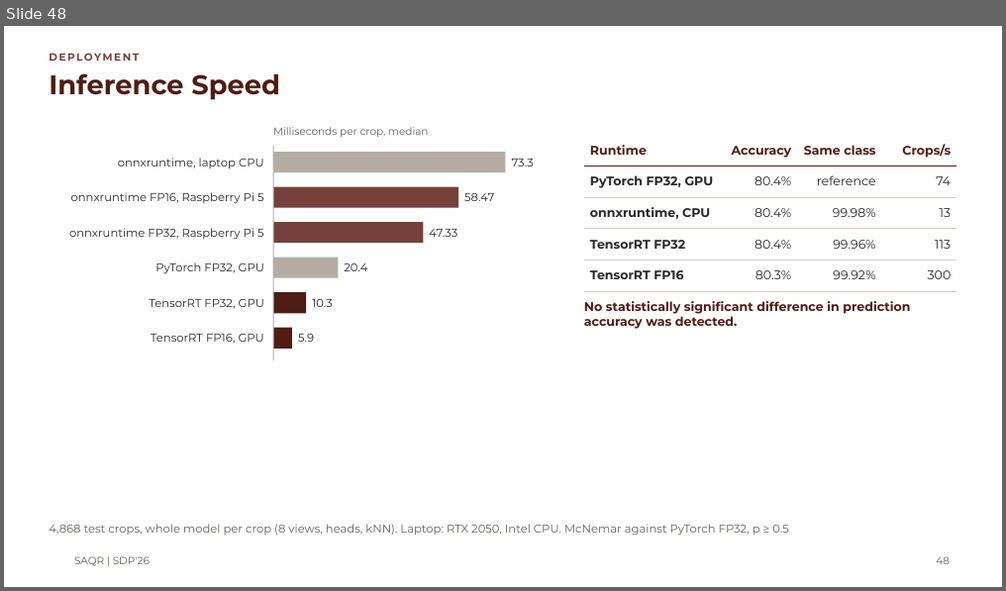
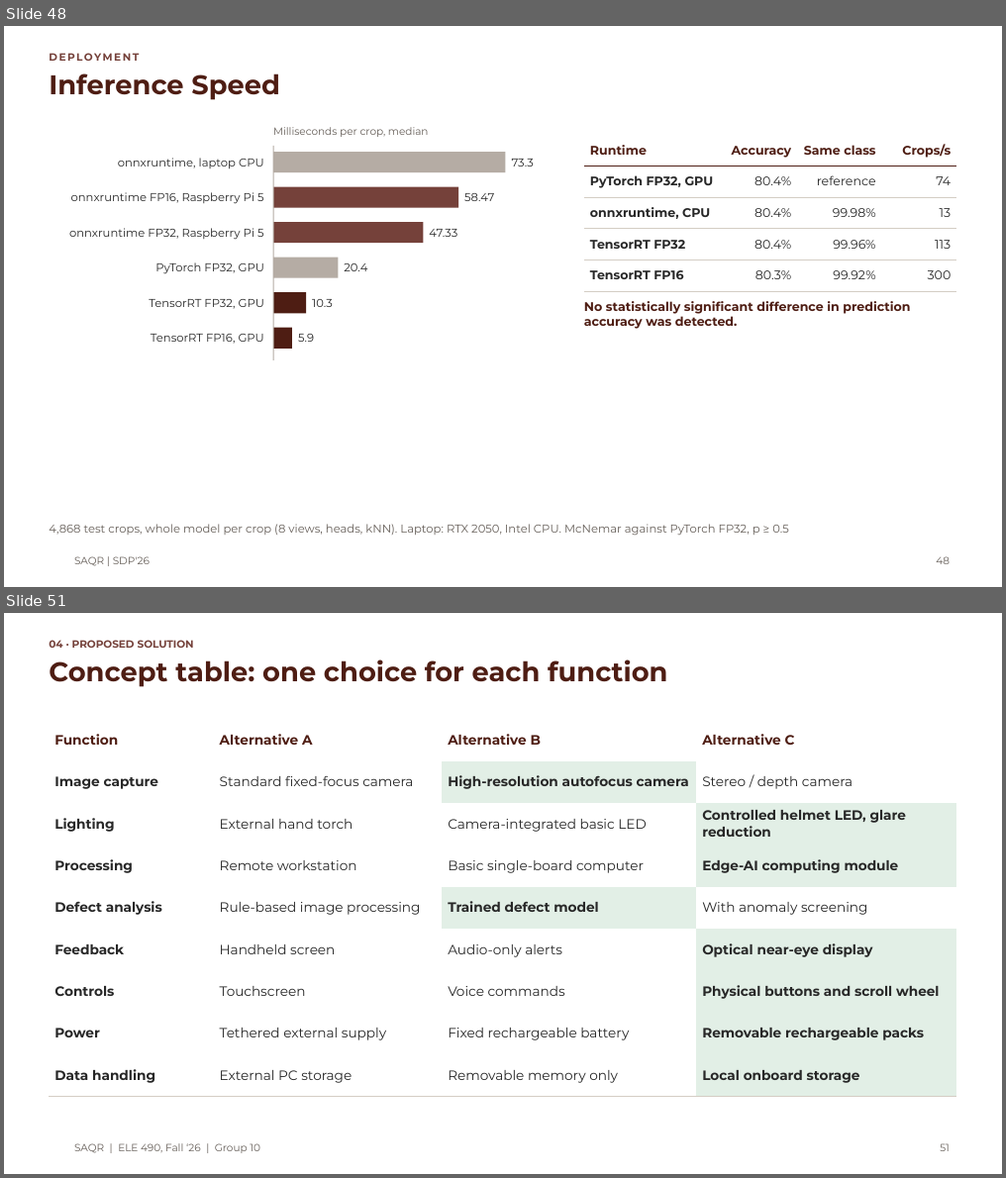
Before and after one commit to MASAR-AUS/SAQR, a slide deck: SAQR CMP490 Presentation.pptx. Shown one above the other, each under a label of ours: slide 48 before the commit, slides 48 and 51 after it; the slides between them are not shown. The pictures are 1006x591 and 1006x1178 pixels, drawn with LibreOffice and Linux fonts; fonts in the diff are those of the drawing; background and template pictures are left out. Boxes give left, top, right and bottom in pixels: in the first picture for what was removed or moved away, otherwise in the second. Text is boxed around its words. In the diff, an @@ line names an element or a change of style, - is before the commit and + after.

Commit message:
Hardware Section Changes
-Addition of marketing and engineering req's
-Concept table
-System architecture
-cad
-testing

```diff
--- a/SAQR CMP490 Presentation.pptx
+++ b/SAQR CMP490 Presentation.pptx
@@ slide 51 added at (4,613,1002,1174), background #FFFFFF @@
@@ text added at (49,640,194,648), 10 pt, text #75413A, bold @@
+04 · PROPOSED SOLUTION
@@ title added at (49,660,667,687), 26 pt, text #4E1D13, bold @@
+Concept table: one choice for each function
@@ table added at (49,719,957,1096), 9 rows, 4 columns @@
+Function | Alternative A | Alternative B | Alternative C
+Image capture | Standard fixed-focus camera | High-resolution autofocus camera | Stereo / depth camera
+Lighting | External hand torch | Camera-integrated basic LED | Controlled helmet LED, glare reduction
+Processing | Remote workstation | Basic single-board computer | Edge-AI computing module
+Defect analysis | Rule-based image processing | Trained defect model | With anomaly screening
+Feedback | Handheld screen | Audio-only alerts | Optical near-eye display
+Controls | Touchscreen | Voice commands | Physical buttons and scroll wheel
+Power | Tethered external supply | Fixed rechargeable battery | Removable rechargeable packs
+Data handling | External PC storage | Removable memory only | Local onboard storage
@@ text added at (74,1144,260,1154), 10 pt, text #665F59 @@
+SAQR | ELE 490, Fall ‘26 | Group 10
@@ page number added at (940,1144,949,1152), 10 pt, text #665F59 @@
+51
```
Also in this commit, not shown: 1 slide changed, 5 other slides added.
